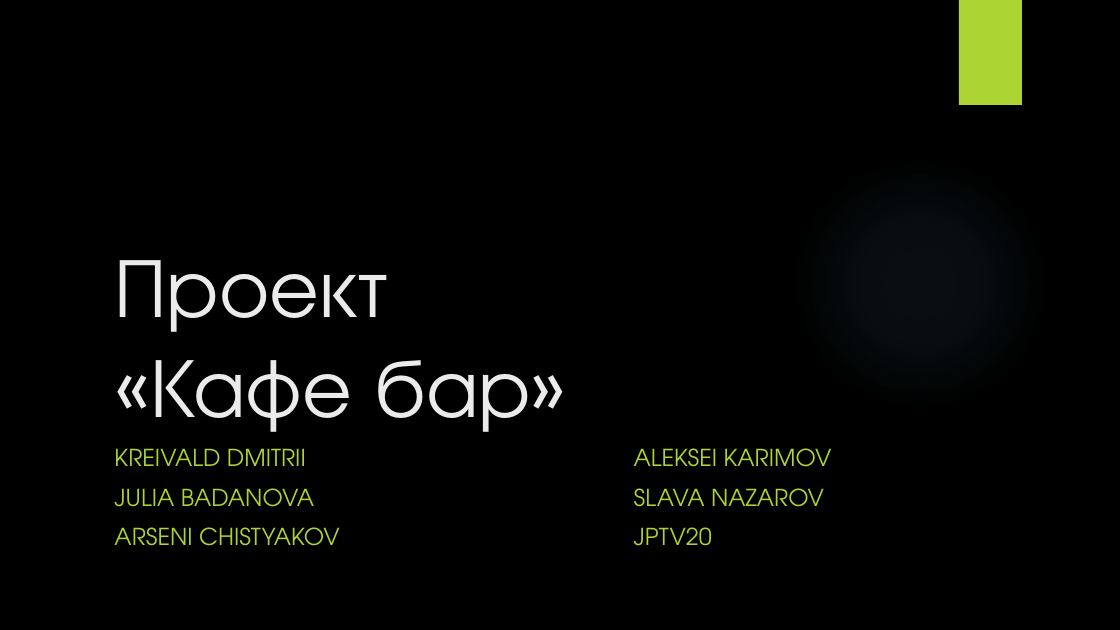
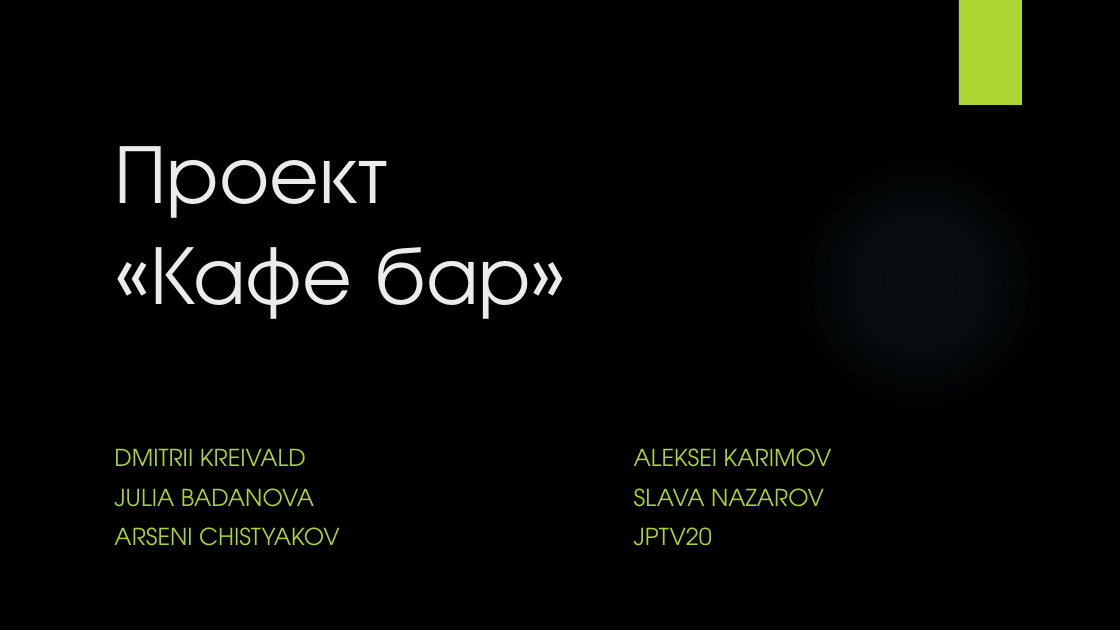
Before and after one commit to DJDims/Cafe-bar-project, a slide deck: slide 1 of Final boss.pptx. Drawn at 1120x630 pixels with LibreOffice and Linux fonts; fonts in the diff are those of the drawing; background and template pictures are left out. Boxes give left, top, right and bottom in pixels: in the first picture for what was removed or moved away, otherwise in the second. Text is boxed around its words. In the diff, an @@ line names an element or a change of style, - is before the commit and + after.

```diff
--- a/Final boss.pptx
+++ b/Final boss.pptx
@@ title "Проект «Кафе бар»": place and size @@
-title "Проект «Кафе бар»" at <box>114,260,532,432</box>
+title "Проект «Кафе бар»" at <box>114,146,532,319</box>
@@ subtitle at <box>114,448,306,466</box>: text changed @@
-KREIVALD DMITRII
+DMITRII KREIVALD
```
Also in this commit, not shown: 1 other slide changed, 1 slide added, 2 other files.
